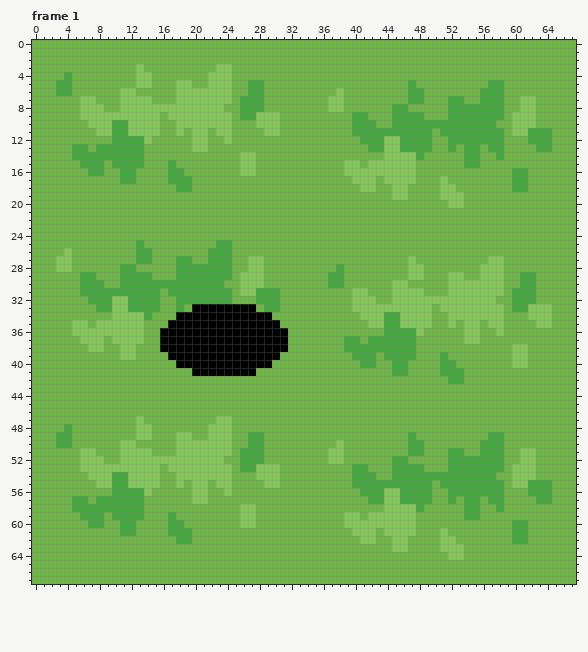
Pixel-art file -- Assets/Sprites/Tiles/HoleTile.ase. The first picture shows the starting point.
68x68 pixels, 6 frames. Shown: frame 1. The commit also changed other frames, which this record leaves out.
Now the later version:
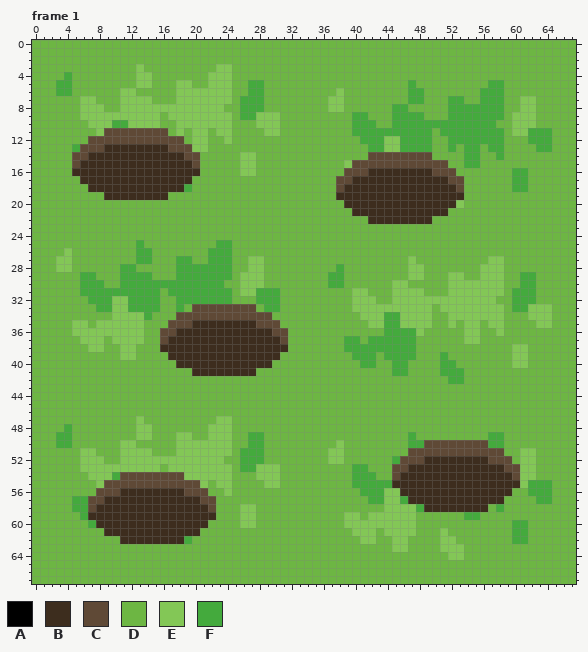
Palette (. is transparent): A #000000  B #3d2d1e  C #5f4936  D #6db643  E #83c756  F #44aa3d
From old to new:
Changed rows in their new state; - is an unchanged pixel.
Frame 1, layer "Calque 1":
first column x 5:
11 ----CCCCCCCC-------------------------------------
12 --CCCCCCCCCCCC-----------------------------------
13 -CCCBBBBBBBBCCC----------------------------------
14 CCBBBBBBBBBBBBCC---------------------CCCCCCCC----
15 CBBBBBBBBBBBBBBC-------------------CCCCCCCCCCCC--
16 BBBBBBBBBBBBBBBB------------------CCCBBBBBBBBCCC-
17 -BBBBBBBBBBBBBB------------------CCBBBBBBBBBBBBCC
18 --BBBBBBBBBBBB-------------------CBBBBBBBBBBBBBBC
19 ----BBBBBBBB---------------------BBBBBBBBBBBBBBBB
20 ----------------------------------BBBBBBBBBBBBBB-
21 -----------------------------------BBBBBBBBBBBB--
22 -------------------------------------BBBBBBBB----
first column x 16:
33 ----CCCCCCCC----
34 --CCCCCCCCCCCC--
35 -CCCBBBBBBBBCCC-
36 CCBBBBBBBBBBBBCC
37 CBBBBBBBBBBBBBBC
38 BBBBBBBBBBBBBBBB
39 -BBBBBBBBBBBBBB-
40 --BBBBBBBBBBBB--
41 ----BBBBBBBB----
first column x 7:
50 ------------------------------------------CCCCCCCC----
51 ----------------------------------------CCCCCCCCCCCC--
52 ---------------------------------------CCCBBBBBBBBCCC-
53 --------------------------------------CCBBBBBBBBBBBBCC
54 ----CCCCCCCC--------------------------CBBBBBBBBBBBBBBC
55 --CCCCCCCCCCCC------------------------BBBBBBBBBBBBBBBB
56 -CCCBBBBBBBBCCC------------------------BBBBBBBBBBBBBB-
57 CCBBBBBBBBBBBBCC------------------------BBBBBBBBBBBB--
58 CBBBBBBBBBBBBBBC--------------------------BBBBBBBB----
59 BBBBBBBBBBBBBBBB--------------------------------------
60 -BBBBBBBBBBBBBB---------------------------------------
61 --BBBBBBBBBBBB----------------------------------------
62 ----BBBBBBBB------------------------------------------
Changed places in both pictures, as pixel boxes (x1, y1, x2, y2):
changed: (72, 128, 200, 200)
changed: (336, 152, 464, 224)
changed: (160, 304, 288, 376)
changed: (392, 440, 520, 512)
changed: (88, 472, 216, 544)
